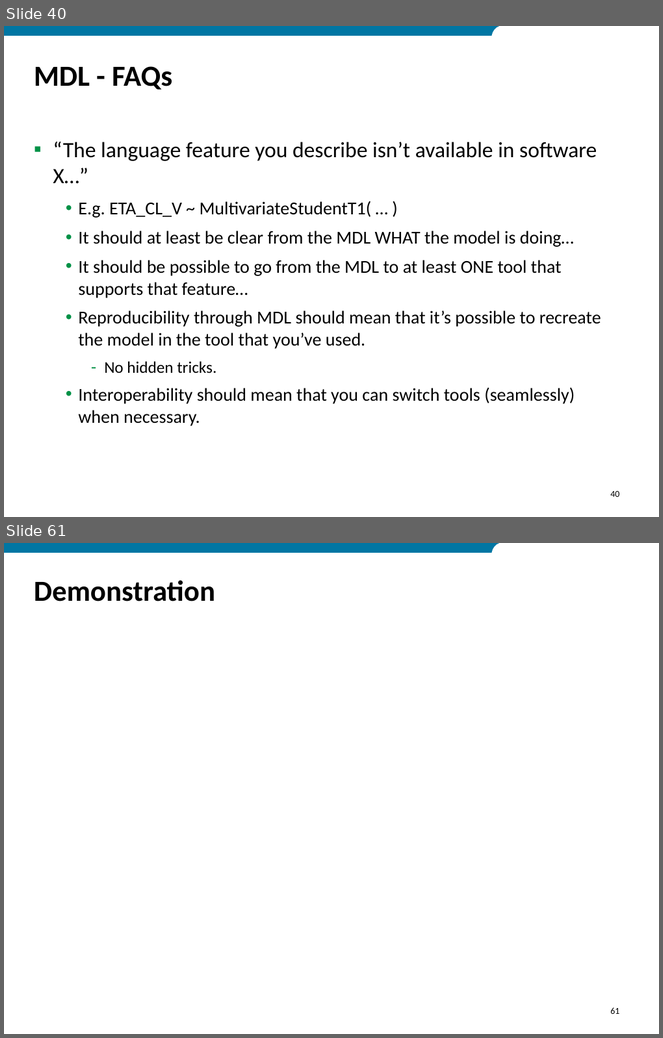
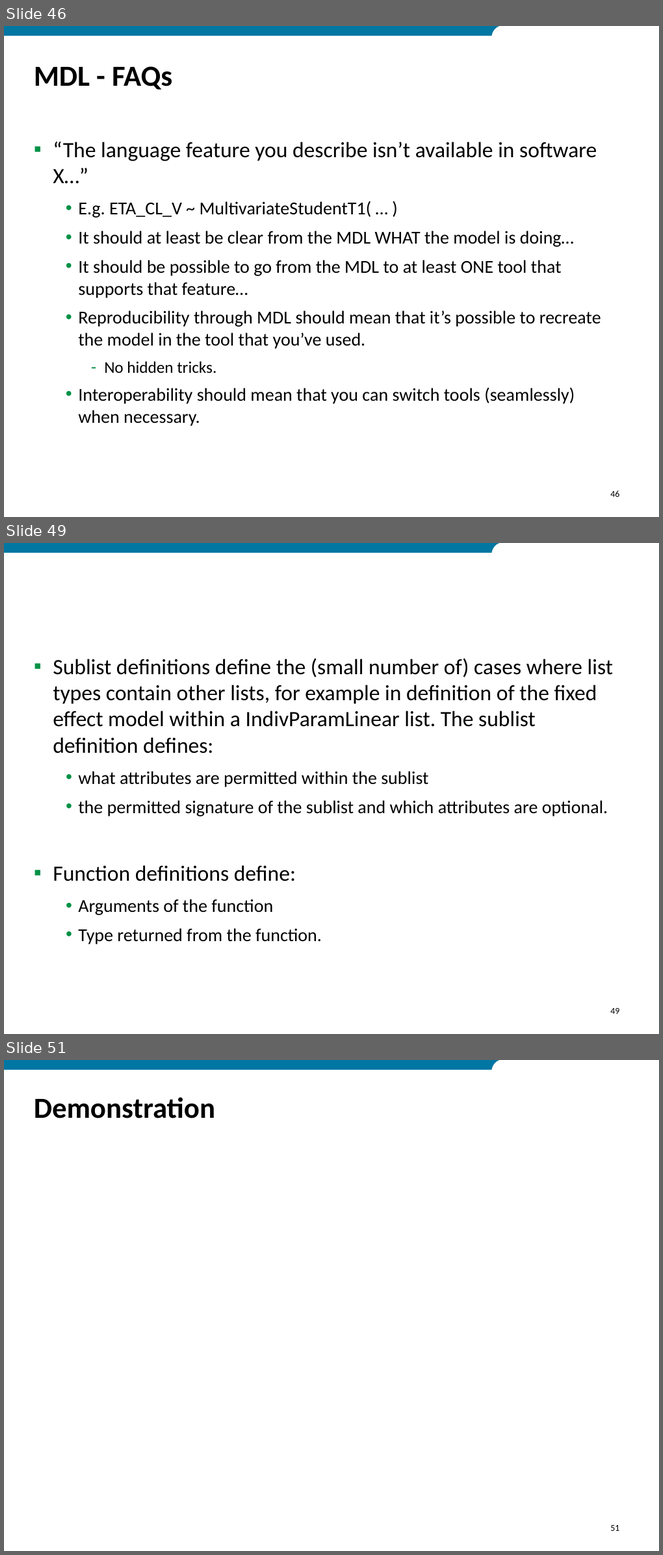
Before and after one commit to ModelDefinitionLanguage/MDLExamples, a slide deck: MDL_Tutorial_2018.pptx. Shown one above the other, each under a label of ours: slides 40 and 61 before the commit, slides 46, 49 and 51 after it; the slides between them are not shown. The pictures are 663x1038 and 663x1555 pixels, drawn with LibreOffice and Linux fonts; fonts in the diff are those of the drawing; background and template pictures are left out. Boxes give left, top, right and bottom in pixels: in the first picture for what was removed or moved away, otherwise in the second. Text is boxed around its words. In the diff, an @@ line names an element or a change of style, - is before the commit and + after.

```diff
--- a/MDL_Tutorial_2018.pptx
+++ b/MDL_Tutorial_2018.pptx
@@ slide 49 added at [4,543,659,1034], background #FFFFFF; not listed: 2 template elements that a slide beside it also shows @@
@@ text added at [53,658,613,945], 24 pt, text #000000 @@
+▪ Sublist definitions define the (small number of) cases where list types contain other lists, for example in definition of the fixed effect model within a IndivParamLinear list. The sublist definition defines:
+  • what attributes are permitted within the sublist
+  • the permitted signature of the sublist and which attributes are optional.
+▪ Function definitions define:
+  • Arguments of the function
+  • Type returned from the function.
@@ page number added at [610,1008,620,1014], 10 pt, text #000000 @@
+49
@@ what was slide 40 is now slide 46 @@
@@ page number at [610,491,620,497]: text changed @@
-40
+46
@@ what was slide 61 is now slide 51 @@
@@ page number at [610,1525,620,1531]: text changed @@
-61
+51
```
Also in this commit, not shown: 7 slides changed, 10 other slides added, 21 slides removed, 21 other files.
